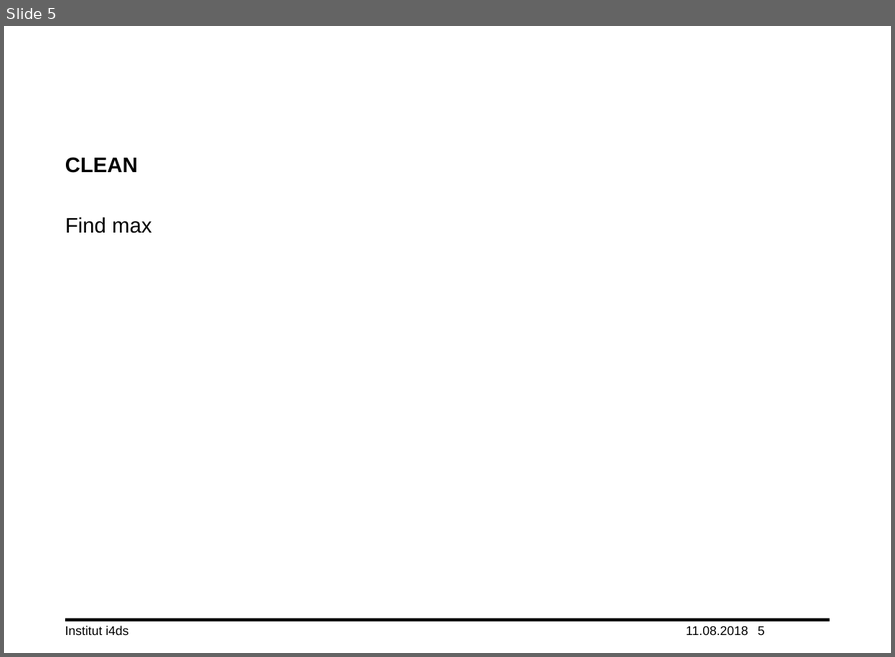
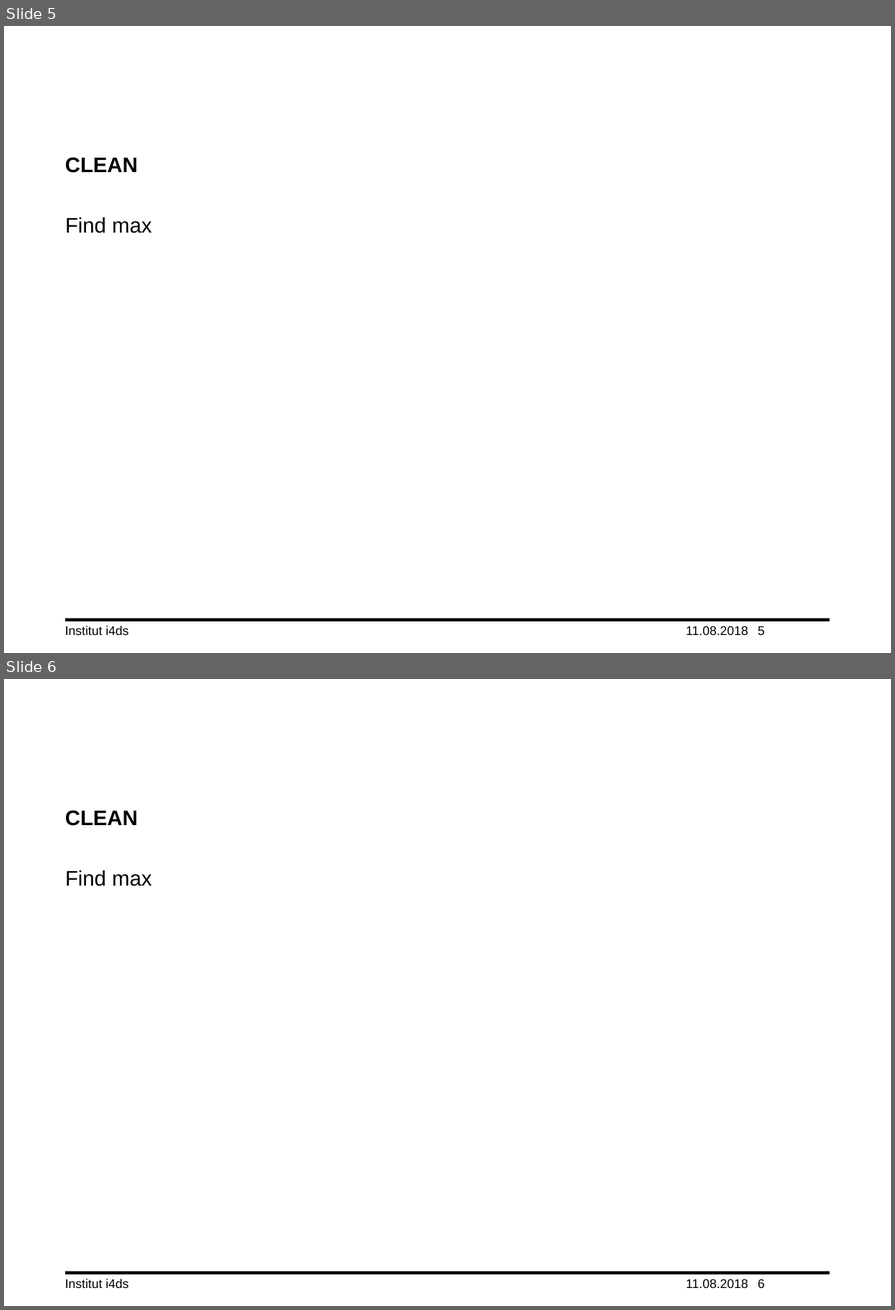
Before and after one commit to lord-blueberry/p7-doc, a slide deck: ppt/praes.pptx. Shown one above the other, each under a label of ours: slide 5 before the commit, slides 5 and 6 after it. The pictures are 895x657 and 895x1310 pixels, drawn with LibreOffice and Linux fonts; fonts in the diff are those of the drawing; background and template pictures are left out. Boxes give left, top, right and bottom in pixels: in the first picture for what was removed or moved away, otherwise in the second. Text is boxed around its words. In the diff, an @@ line names an element or a change of style, - is before the commit and + after.

```diff
--- a/ppt/praes.pptx
+++ b/ppt/praes.pptx
@@ slide 6 added at (4,679,891,1306), background #FFFFFF; not listed: 1 template element that a slide beside it also shows @@
@@ title added at (65,810,138,826), 20 pt, text #000000, bold @@
+CLEAN
@@ text added at (65,870,152,886), 20 pt, text #000000 @@
+Find max
@@ text added at (65,1279,129,1288), 12 pt, text #000000 @@
+Institut i4ds
@@ text added at (686,1279,748,1288), 12 pt, text #000000 @@
+11.08.2018
@@ page number added at (758,1279,765,1288), 12 pt, text #000000 @@
+6
```
Also in this commit, not shown: 2 slides changed, 3 other slides added.
